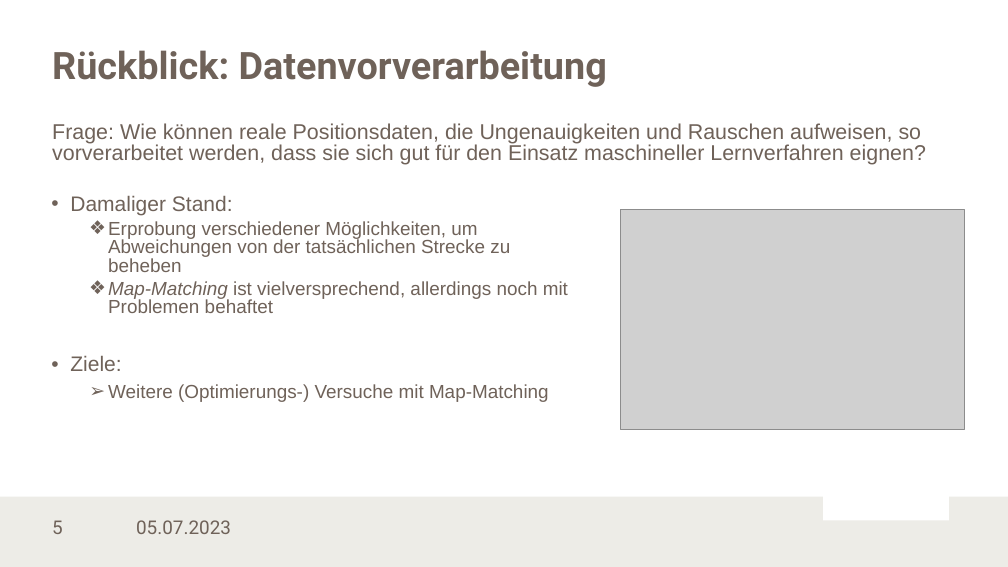
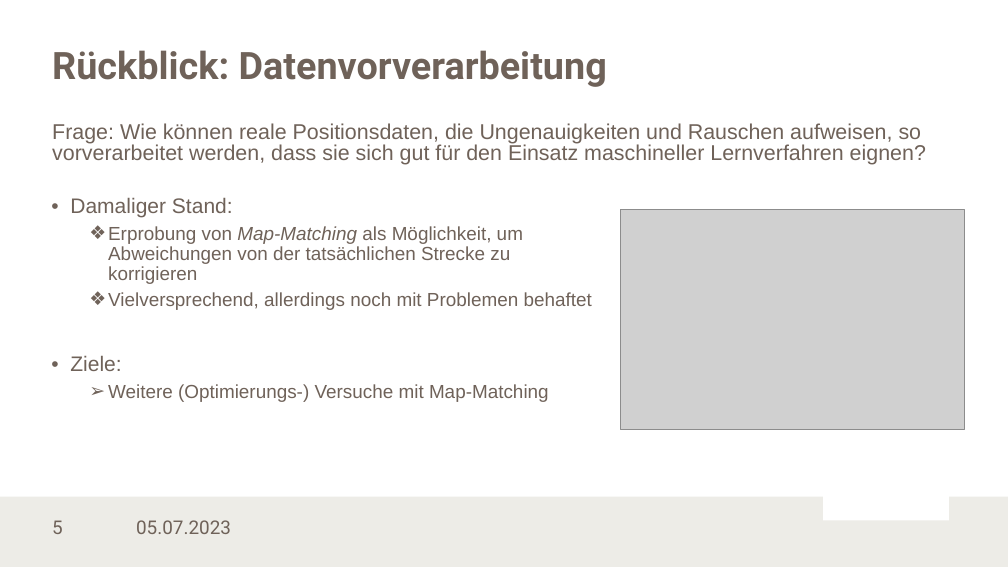
Before and after one commit to LennartKoepper/Bachelor-Thesis, a slide deck: slide 5 of Seminar/Bachelorseminar_02-07-2023.pptx. Drawn at 1008x567 pixels with LibreOffice and Linux fonts; fonts in the diff are those of the drawing; grey boxes stand for pictures; background and template pictures are left out. Boxes give left, top, right and bottom in pixels: in the first picture for what was removed or moved away, otherwise in the second. Text is boxed around its words. In the diff, an @@ line names an element or a change of style, - is before the commit and + after.

```diff
--- a/Seminar/Bachelorseminar_02-07-2023.pptx
+++ b/Seminar/Bachelorseminar_02-07-2023.pptx
@@ text at box(70, 198, 233, 218): line spacing 0.8 to 0.9 @@
@@ text at box(108, 226, 592, 310): text changed @@
-  ❖ Erprobung verschiedener Möglichkeiten, um Abweichungen von der tatsächlichen Strecke zu beheben
-  ❖ Map-Matching ist vielversprechend, allerdings noch mit Problemen behaftet
+  ❖ Erprobung von Map-Matching als Möglichkeit, um Abweichungen von der tatsächlichen Strecke zu korrigieren
+  ❖ Vielversprechend, allerdings noch mit Problemen behaftet
```
Also in this commit, not shown: 10 other slides changed.
